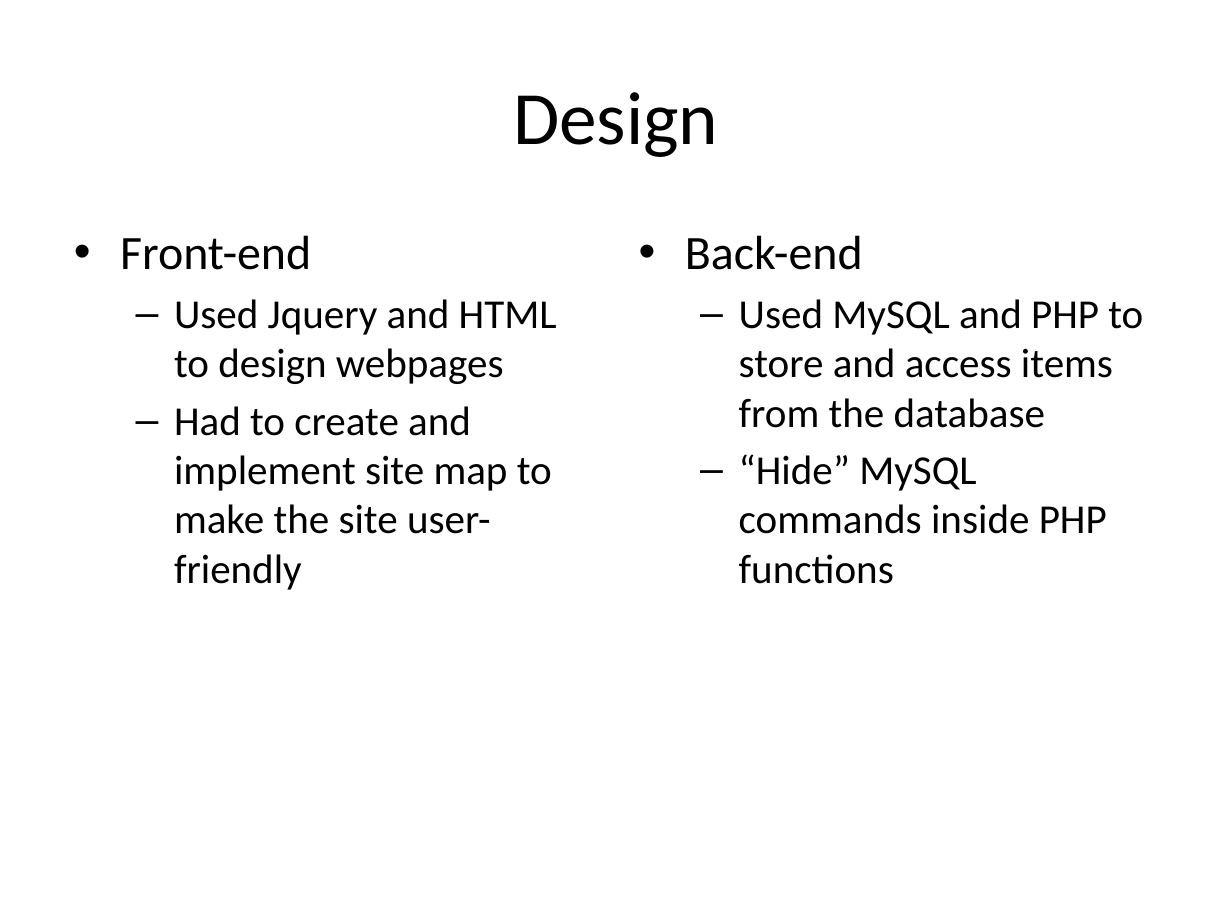
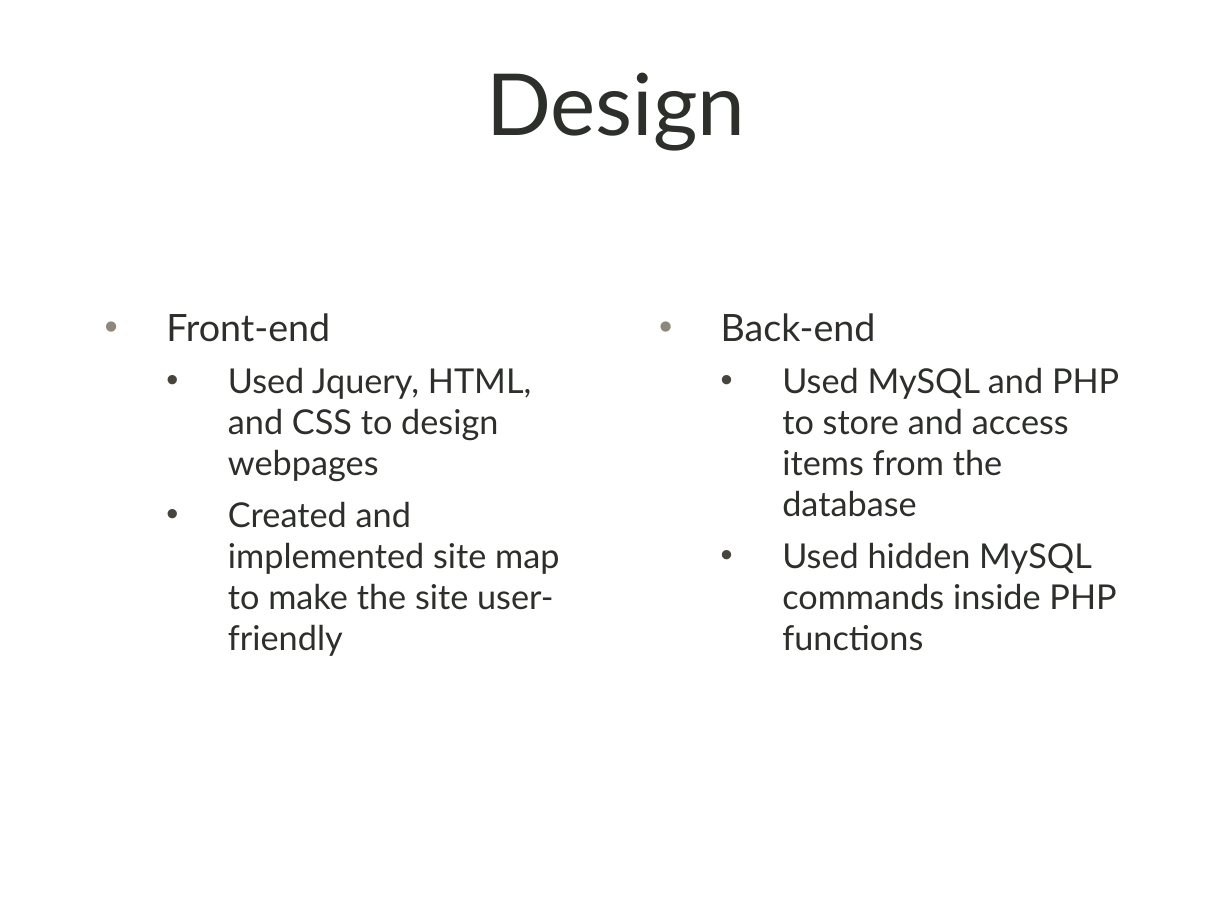
Before and after one commit to ProjPossibility/WebSummary, a slide deck: slide 4 of SS12WebStories.pptx (slide 3 before the commit). Drawn at 1232x924 pixels with LibreOffice and Linux fonts; fonts in the diff are those of the drawing; background and template pictures are left out. Boxes give left, top, right and bottom in pixels: in the first picture for what was removed or moved away, otherwise in the second. Text is boxed around its words. In the diff, an @@ line names an element or a change of style, - is before the commit and + after.

```diff
--- a/SS12WebStories.pptx
+++ b/SS12WebStories.pptx
@@ title "Design": place and size @@
-title "Design" at (513, 92, 718, 157)
+title "Design" at (486, 72, 746, 151)
@@ title "Design" at (486, 72, 746, 151): size 44 to 50 pt, font Calibri to Lato, text colour #000000 to #2D2F2B @@
@@ text "Front-end": place and size @@
-text "Front-end" at (120, 235, 557, 590)
+text "Front-end" at (166, 313, 559, 656)
@@ text "Back-end": place and size @@
-text "Back-end" at (685, 235, 1143, 584)
+text "Back-end" at (721, 313, 1119, 651)
@@ text at (166, 313, 330, 342): size 28 to 22 pt, font Calibri to Lato, text colour #000000 to #2D2F2B in "Front-end"; indent changed; more space between paragraphs @@
@@ text at (721, 313, 1119, 517): size 28 to 22 pt in "Back-end"; font Calibri to Lato, text colour #000000 to #2D2F2B in "Back-end", "Used MySQL and PHP to store and ..."; size 24 to 20 pt in "Used MySQL and PHP to store and ..."; indent changed; more space between paragraphs; bullet – to • @@
@@ text at (228, 367, 559, 656): text changed; size 24 to 20 pt; font Calibri to Lato; text colour #000000 to #2D2F2B @@
-  – Used Jquery and HTML to design webpages
-  – Had to create and implement site map to make the site user-friendly
+  • Used Jquery, HTML, and CSS to design webpages
+  • Created and implemented site map to make the site user-friendly
@@ text at (782, 542, 1116, 651): text changed; size 24 to 20 pt; font Calibri to Lato; text colour #000000 to #2D2F2B @@
-  – “Hide” MySQL commands inside PHP functions
+  • Used hidden MySQL commands inside PHP functions
```
Also in this commit, not shown: 5 other slides changed, 1 slide added.
